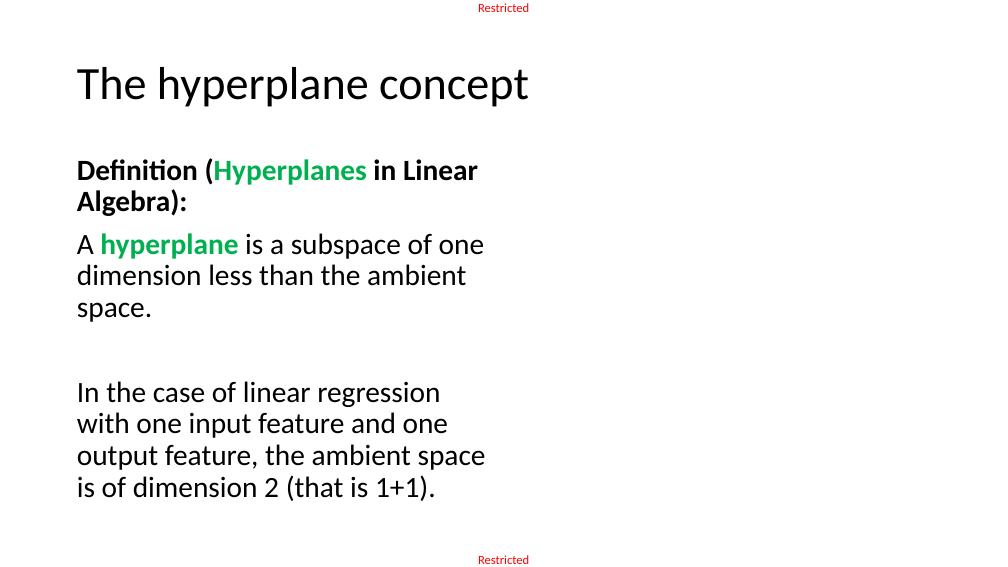
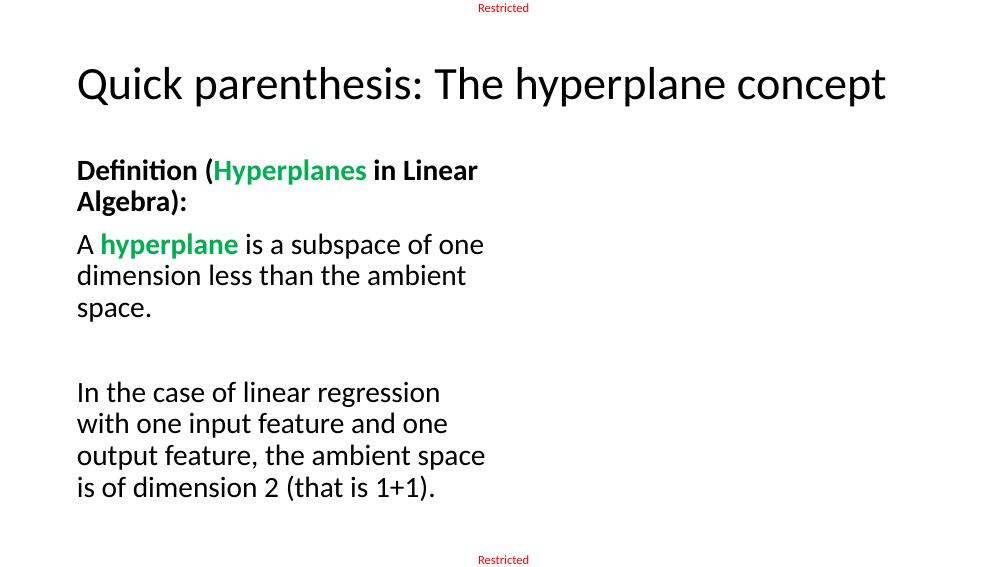
Before and after one commit to matthieudemari/SUTD_DL_50_039, a slide deck: slide 10 of W1/2. W1S2 final/W1S2.pptx. Drawn at 1008x567 pixels with LibreOffice and Linux fonts; fonts in the diff are those of the drawing; grey boxes stand for pictures. Boxes give left, top, right and bottom in pixels: in the first picture for what was removed or moved away, otherwise in the second. Text is boxed around its words. In the diff, an @@ line names an element or a change of style, - is before the commit and + after.

```diff
--- a/W1/2. W1S2 final/W1S2.pptx
+++ b/W1/2. W1S2 final/W1S2.pptx
@@ title at (77, 67, 887, 107): text changed @@
-The hyperplane concept
+Quick parenthesis: The hyperplane concept
```
Also in this commit, not shown: 6 other files.
